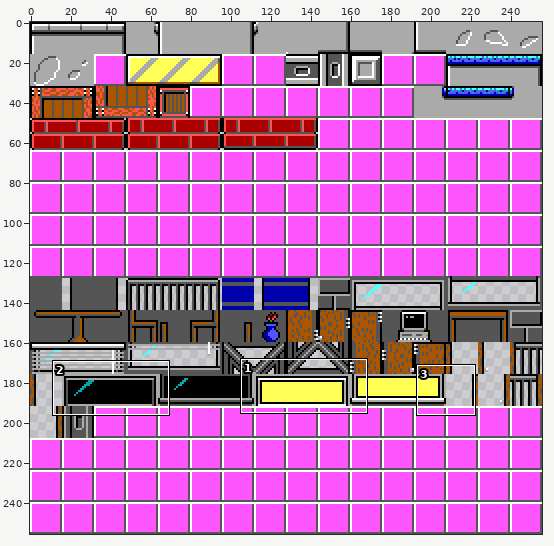
One commit to this sprite sheet: bin/data/tile_sheet.png. Above, an overview of the earlier version with the close-up marked.
Close-up. Before the edit:
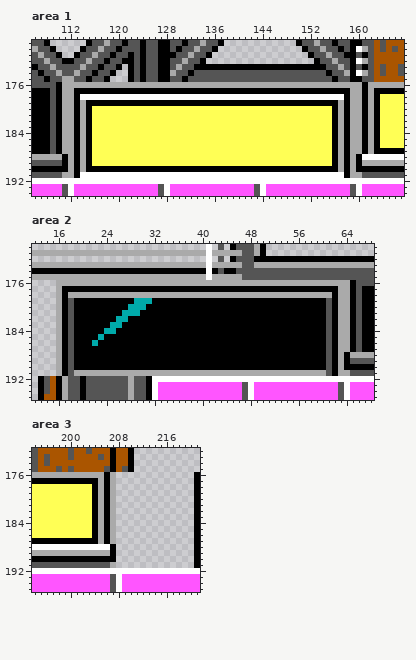
The file is 256x256 pixels. Shown: area 1: x 106..167, y 169..194; area 2: x 12..68, y 170..195; area 3: x 194..221, y 172..195.
The result:
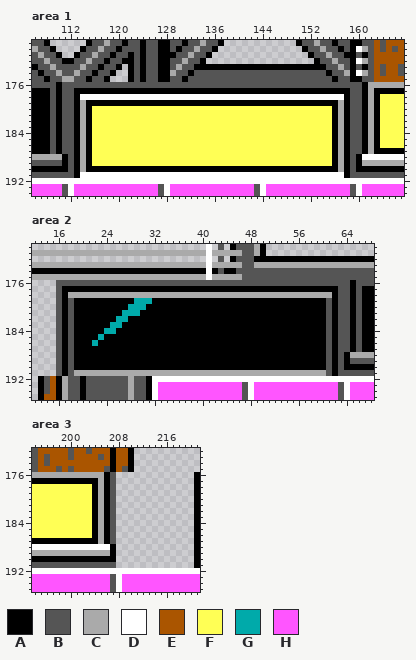
Palette (. is transparent): A #000000  B #555555  C #aaaaaa  D #ffffff  E #aa5500  F #ffff55  G #00aaaa  H #ff55ff
The exact change:
{"where": "area 1"}
{"y":176,"x":111,"old":"CCCCCCCCCCCCCCCCCCCCCCCCCCCCCCCCCCCCCCCCCCCCCCCCCC","new":"BBBBBBBBBBBBBBBBBBBBBBBBBBBBBBBBBBBBBBBBBBBBBBBBBB"}
{"y":177,"x":111,"old":"CC","new":"BB"}
{"y":177,"x":159,"old":"CC","new":"BB"}
{"y":178,"x":111,"old":"CC","new":"BB"}
{"y":178,"x":159,"old":"CC","new":"BB"}
{"y":179,"x":111,"old":"CC","new":"BB"}
{"y":179,"x":159,"old":"CC","new":"BB"}
{"y":180,"x":111,"old":"CC","new":"BB"}
{"y":180,"x":159,"old":"CC","new":"BB"}
{"y":181,"x":111,"old":"CC","new":"BB"}
{"y":181,"x":159,"old":"CC","new":"BB"}
{"y":182,"x":111,"old":"CC","new":"BB"}
{"y":182,"x":159,"old":"CC","new":"BB"}
{"y":183,"x":111,"old":"CC","new":"BB"}
{"y":183,"x":159,"old":"CC","new":"BB"}
{"y":184,"x":111,"old":"CC","new":"BB"}
{"y":184,"x":159,"old":"CC","new":"BB"}
{"y":185,"x":111,"old":"CC","new":"BB"}
{"y":185,"x":159,"old":"CC","new":"BB"}
{"y":186,"x":111,"old":"CC","new":"BB"}
{"y":186,"x":159,"old":"CC","new":"BB"}
{"y":187,"x":111,"old":"CC","new":"BB"}
{"y":187,"x":159,"old":"CC","new":"BB"}
{"y":188,"x":112,"old":"C","new":"B"}
{"y":188,"x":159,"old":"C","new":"B"}
{"y":189,"x":112,"old":"C","new":"B"}
{"y":189,"x":159,"old":"C","new":"B"}
{"y":190,"x":112,"old":"C","new":"B"}
{"y":190,"x":159,"old":"C","new":"B"}
{"y":191,"x":111,"old":"CC","new":"BB"}
{"y":191,"x":159,"old":"CC","new":"BB"}
{"where": "area 2"}
{"y":176,"x":16,"old":"CCCCCCCCCCCCCCCCCCCCCCCCCCCCCCCCCCCCCCCCCCCCCCCCC","new":"BBBBBBBBBBBBBBBBBBBBBBBBBBBBBBBBBBBBBBBBBBBBBBBBB"}
{"y":177,"x":16,"old":"C","new":"B"}
{"y":177,"x":63,"old":"CC","new":"BB"}
{"y":178,"x":16,"old":"C","new":"B"}
{"y":178,"x":63,"old":"CC","new":"BB"}
{"y":179,"x":16,"old":"C","new":"B"}
{"y":179,"x":63,"old":"CC","new":"BB"}
{"y":180,"x":16,"old":"C","new":"B"}
{"y":180,"x":63,"old":"CC","new":"BB"}
{"y":181,"x":16,"old":"C","new":"B"}
{"y":181,"x":63,"old":"CC","new":"BB"}
{"y":182,"x":16,"old":"C","new":"B"}
{"y":182,"x":63,"old":"CC","new":"BB"}
{"y":183,"x":16,"old":"C","new":"B"}
{"y":183,"x":63,"old":"CC","new":"BB"}
{"y":184,"x":16,"old":"C","new":"B"}
{"y":184,"x":63,"old":"CC","new":"BB"}
{"y":185,"x":16,"old":"C","new":"B"}
{"y":185,"x":63,"old":"CC","new":"BB"}
{"y":186,"x":16,"old":"C","new":"B"}
{"y":186,"x":63,"old":"CC","new":"BB"}
{"y":187,"x":16,"old":"C","new":"B"}
{"y":187,"x":63,"old":"CC","new":"BB"}
{"y":188,"x":16,"old":"C","new":"B"}
{"y":188,"x":63,"old":"C","new":"B"}
{"y":189,"x":16,"old":"C","new":"B"}
{"y":189,"x":63,"old":"C","new":"B"}
{"y":190,"x":16,"old":"C","new":"B"}
{"y":190,"x":63,"old":"C","new":"B"}
{"y":191,"x":16,"old":"C","new":"B"}
{"y":191,"x":63,"old":"CC","new":"BB"}
{"where": "area 3"}
{"y":176,"x":207,"old":"C","new":"B"}
{"y":177,"x":207,"old":"C","new":"B"}
{"y":178,"x":207,"old":"C","new":"B"}
{"y":179,"x":207,"old":"C","new":"B"}
{"y":180,"x":207,"old":"C","new":"B"}
{"y":181,"x":207,"old":"C","new":"B"}
{"y":182,"x":207,"old":"C","new":"B"}
{"y":183,"x":207,"old":"C","new":"B"}
{"y":184,"x":207,"old":"C","new":"B"}
{"y":185,"x":207,"old":"C","new":"B"}
{"y":186,"x":207,"old":"C","new":"B"}
{"y":187,"x":207,"old":"C","new":"B"}
{"y":191,"x":207,"old":"C","new":"B"}
{"label":"changed","picture_box":[62,82,362,178]}
{"label":"changed","picture_box":[56,280,350,376]}
{"label":"changed","picture_box":[110,472,116,568]}
